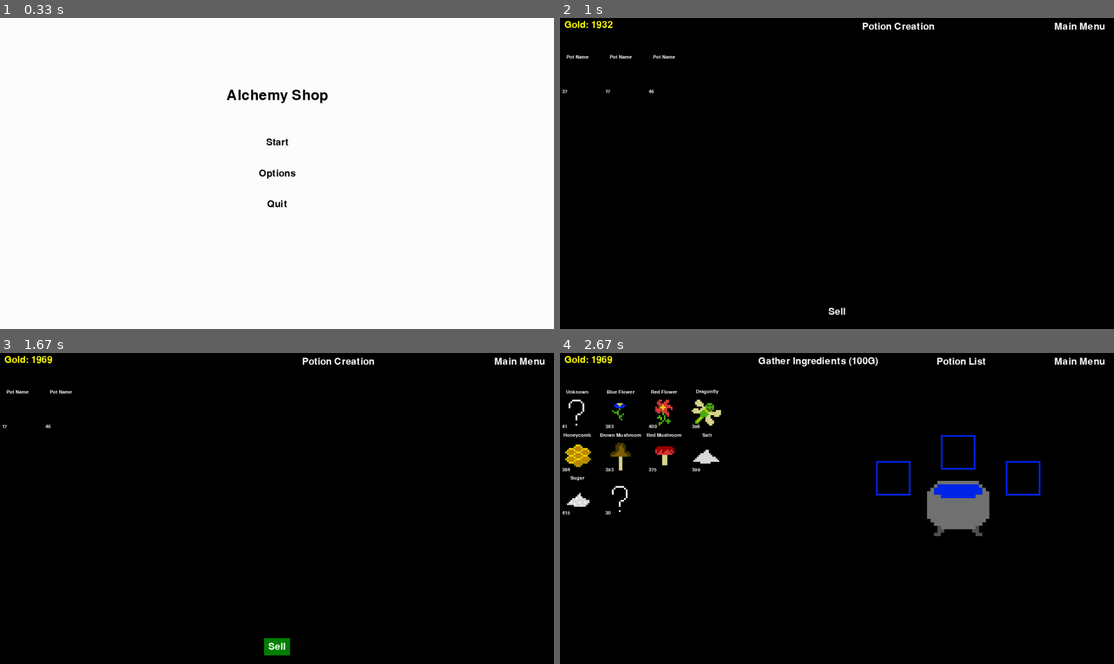
Above: before the commit, frames 1-4 (two rows, left to right).
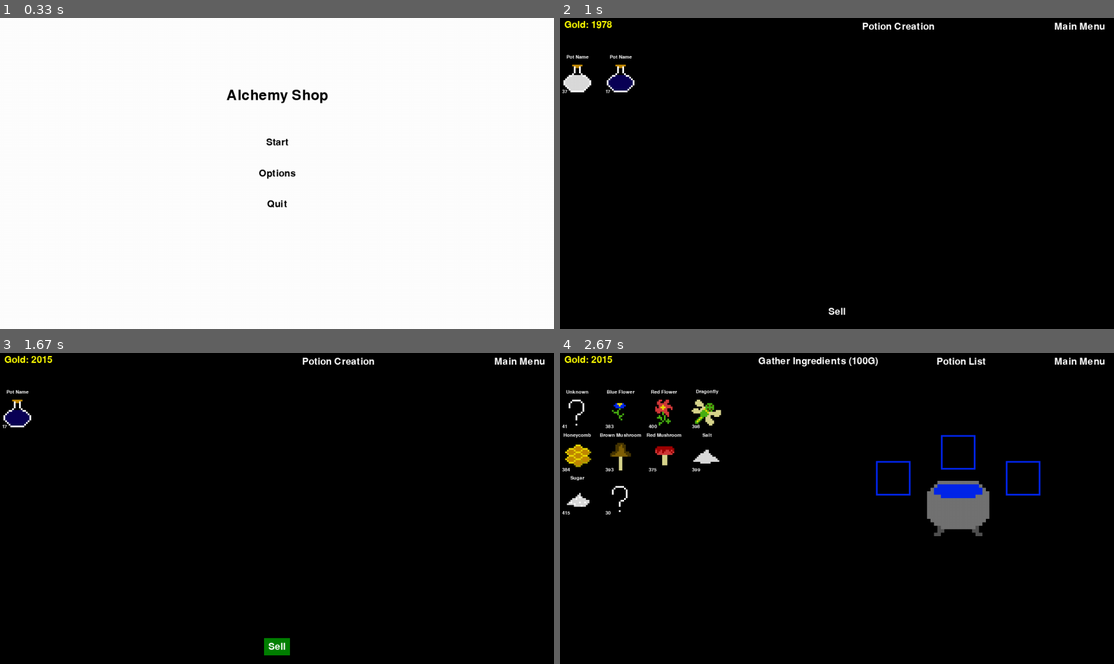
Above: after the commit, the same moments.

Repository: djlamber/Alchemy-Shop
Game: pygame game, started from main.py
Same seed, same stepped clock (60 frames per second), same inputs: the game is played once before the commit and once after it.
Inputs (mouse positions are in pixels of both pictures, inside the frame that each line leads up to):
- Up to frame 1 (0.33 s): no input
- Up to frame 2 (1 s): click "Start" at 0.38 s; press the mouse at (981, 27) at 0.7 s; move the mouse to (809, 95) at 0.8 s; release the mouse at (637, 164) at 0.93 s
- Up to frame 3 (1.67 s): press the mouse at (16, 412) at 1.03 s; move the mouse to (88, 436) at 1.13 s; release the mouse at (160, 458) at 1.27 s; click "Sell" at 1.38 s
- Up to frame 4 (2.67 s): press the mouse at (576, 412) at 1.7 s; move the mouse to (620, 408) at 1.8 s; release the mouse at (670, 402) at 1.93 s; press the mouse at (1080, 362) at 2.03 s; move the mouse to (1019, 412) at 2.13 s; release the mouse at (964, 461) at 2.27 s; click "Start" at 2.38 s

Frame 1 is identical in both runs. In frame 2, 0.6% of the frame differs, in the area x 0-21%, y 0-25%; in frame 3, 0.4%; in frame 4, less than 0.1%.

Commit message:
Fixed visual bug

Diff:
--- a/main.py
+++ b/main.py
@@ -217,10 +217,9 @@
             if entNum % 13 == 0:
                 row_x = 0
                 row_y += 1
-            if click[0] == 1:
-                button_img_img(100 * row_x, 100 * row_y, 80, 80, "sprites/Nothing.png", "sprites/YellowBorder.png",
-                           pot.imgLoc, screen, selectPotion, (pot, row_x, row_y))
-            elif click[2] == 1:
+            button_img_img(100 * row_x, 100 * row_y, 80, 80, "sprites/Nothing.png", "sprites/YellowBorder.png",
+                        pot.imgLoc, screen, selectPotion, (pot, row_x, row_y))
+            if click[2] == 1:
                 button_img_img(100 * row_x, 100 * row_y, 80, 80, "sprites/Nothing.png", "sprites/YellowBorder.png",
                                    pot.imgLoc, screen, deselectPotion, pot)
             draw_text_center(pot.name, font16, WHITE, screen, 100 * row_x + 40, 100 * row_y - 10)
--- a/playerData.json
+++ b/playerData.json
@@ -1,3 +1,3 @@
 {
-    "Gold": 1932
+    "Gold": 1978
 }
--- a/potionInventory.json
+++ b/potionInventory.json
@@ -14,13 +14,5 @@
         "Ingredient_2_ID": "Salt",
         "Ingredient_3_ID": "RedMushroom",
         "Value": 17
-    },
-    "0.4532436485828488": {
-        "Name": "Pot Name",
-        "ImageLocation": "sprites/potions/GreyPotion.png",
-        "Ingredient_1_ID": "BrownMushroom",
-        "Ingredient_2_ID": "BlueFlower",
-        "Ingredient_3_ID": "RedMushroom",
-        "Value": 46
     }
 }
